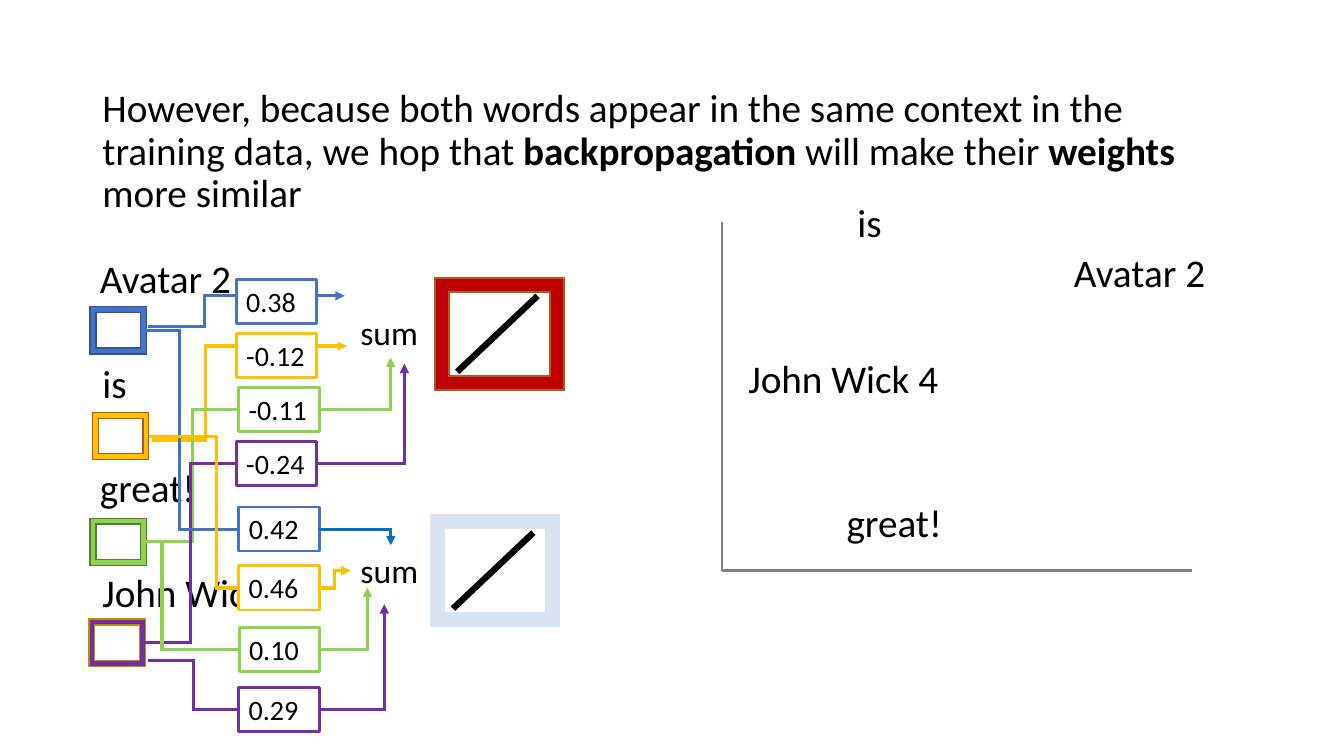
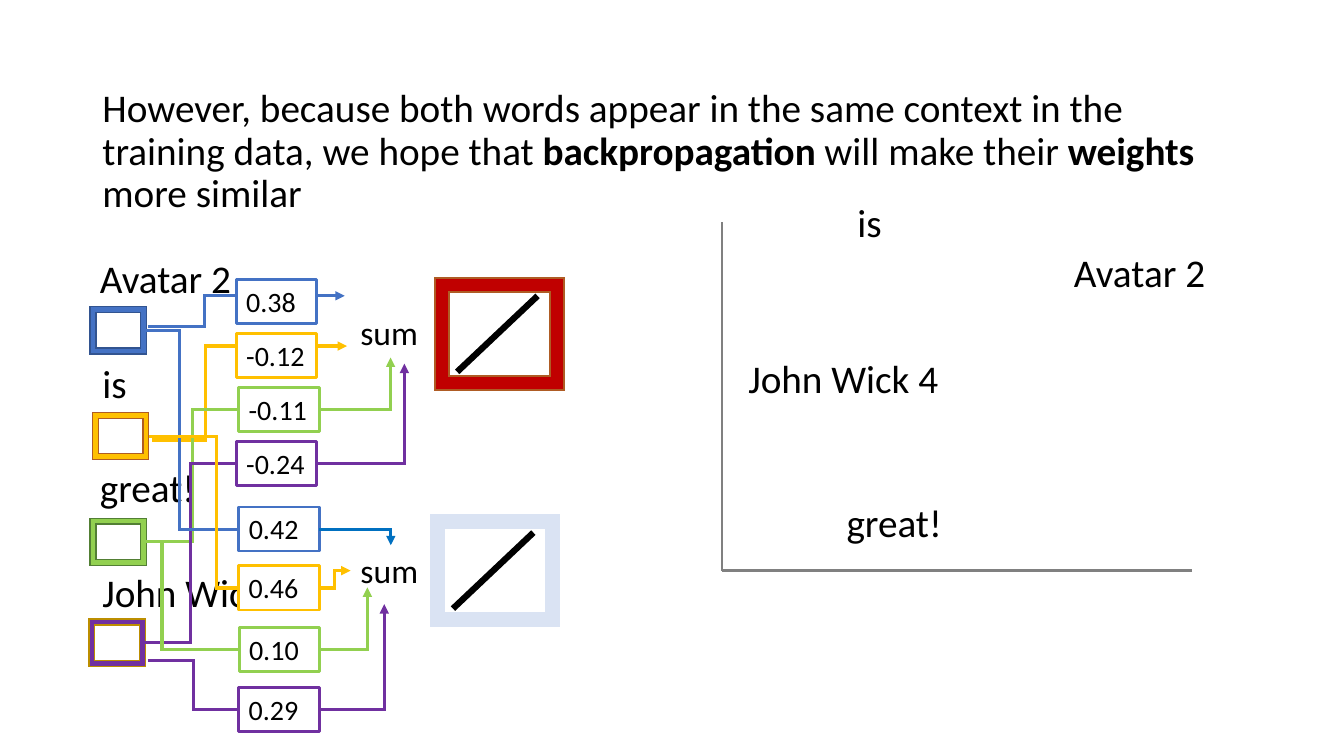
Before and after one commit to YeabinMoonEcon/BUS211, a slide deck: slide 52 of BUS243_NLP/lecture_notes/Lecture6_2.pptx (slide 44 before the commit). Drawn at 1344x756 pixels with LibreOffice and Linux fonts; fonts in the diff are those of the drawing. Boxes give left, top, right and bottom in pixels: in the first picture for what was removed or moved away, otherwise in the second. Text is boxed around its words. In the diff, an @@ line names an element or a change of style, - is before the commit and + after.

```diff
--- a/BUS243_NLP/lecture_notes/Lecture6_2.pptx
+++ b/BUS243_NLP/lecture_notes/Lecture6_2.pptx
@@ text at (102,94,1194,208): text changed @@
-However, because both words appear in the same context in the training data, we hop that backpropagation will make their weights more similar
+However, because both words appear in the same context in the training data, we hope that backpropagation will make their weights more similar
```
Also in this commit, not shown: 4 other slides changed, 10 slides added, 1 slide removed, 4 other files.
